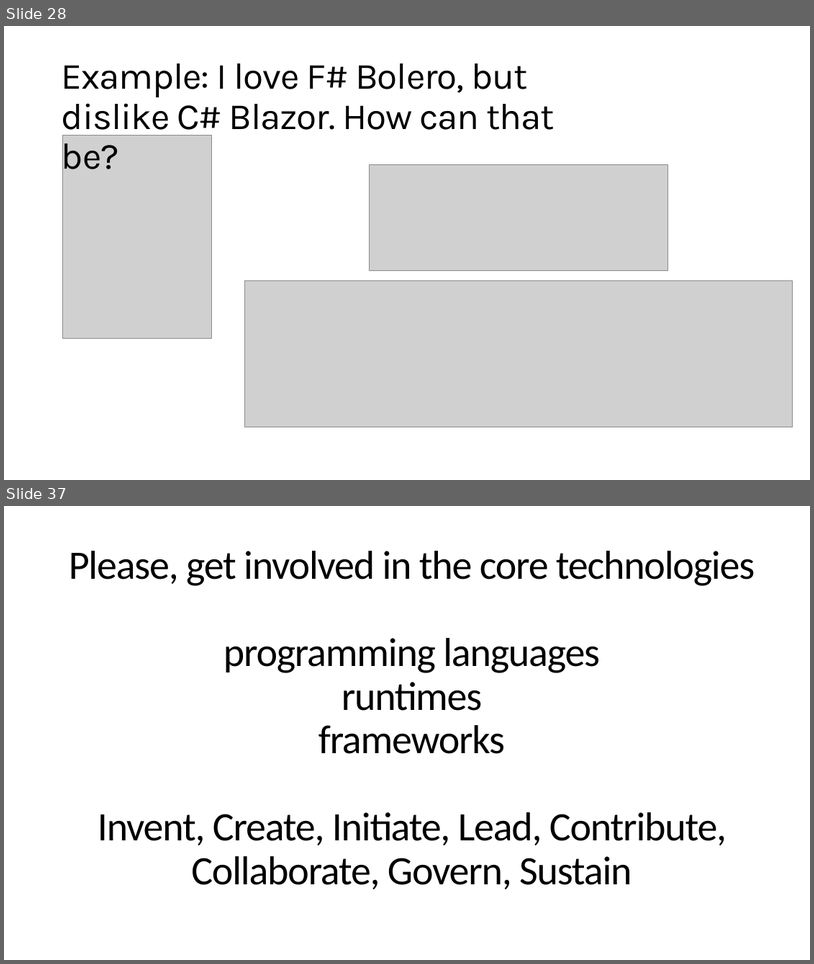
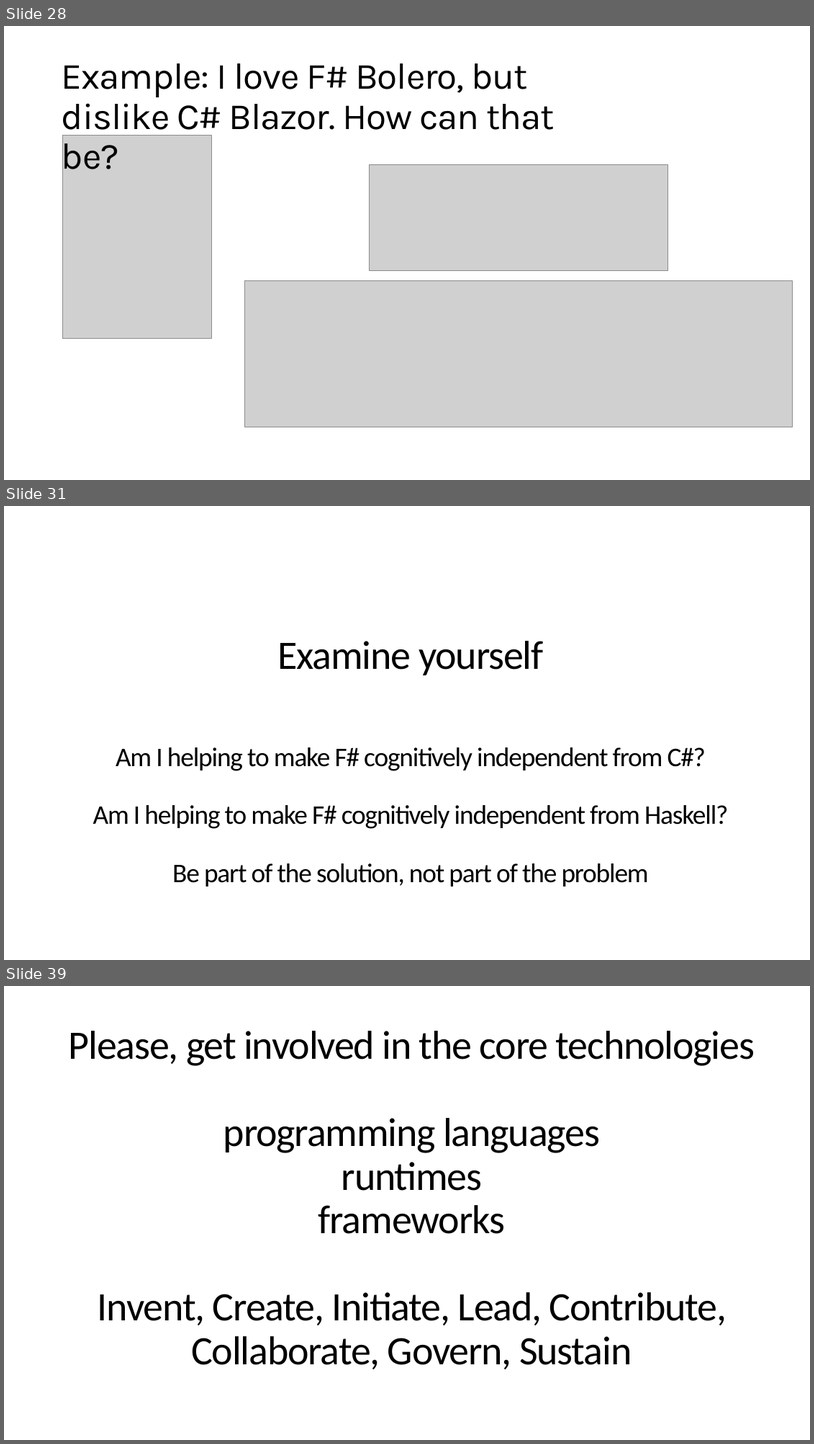
Before and after one commit to dsyme/dsyme-presentations, a slide deck: 2020-06-04-fsharpconf/on-independence.pptx. Shown one above the other, each under a label of ours: slides 28 and 37 before the commit, slides 28, 31 and 39 after it; the slides between them are not shown. The pictures are 814x964 and 814x1444 pixels, drawn with LibreOffice and Linux fonts; fonts in the diff are those of the drawing; grey boxes stand for pictures. Boxes give left, top, right and bottom in pixels: in the first picture for what was removed or moved away, otherwise in the second. Text is boxed around its words. In the diff, an @@ line names an element or a change of style, - is before the commit and + after.

```diff
--- a/2020-06-04-fsharpconf/on-independence.pptx
+++ b/2020-06-04-fsharpconf/on-independence.pptx
@@ slide 31 added at [4,506,810,960], background #FFFFFF @@
@@ title added at [93,641,728,886], 32 pt, text #000000 @@
+Examine yourself
+Am I helping to make F# cognitively independent from C#?
+Am I helping to make F# cognitively independent from Haskell?
+Be part of the solution, not part of the problem
@@ what was slide 37 is now slide 39 @@
```
Also in this commit, not shown: 13 slides changed, 3 other slides added, 3 slides removed, 2 other files.
